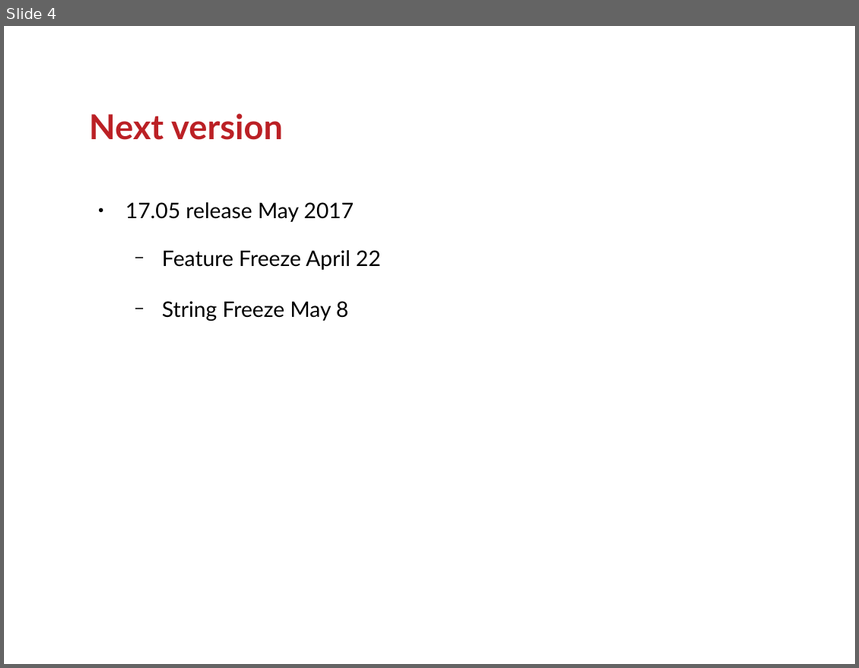
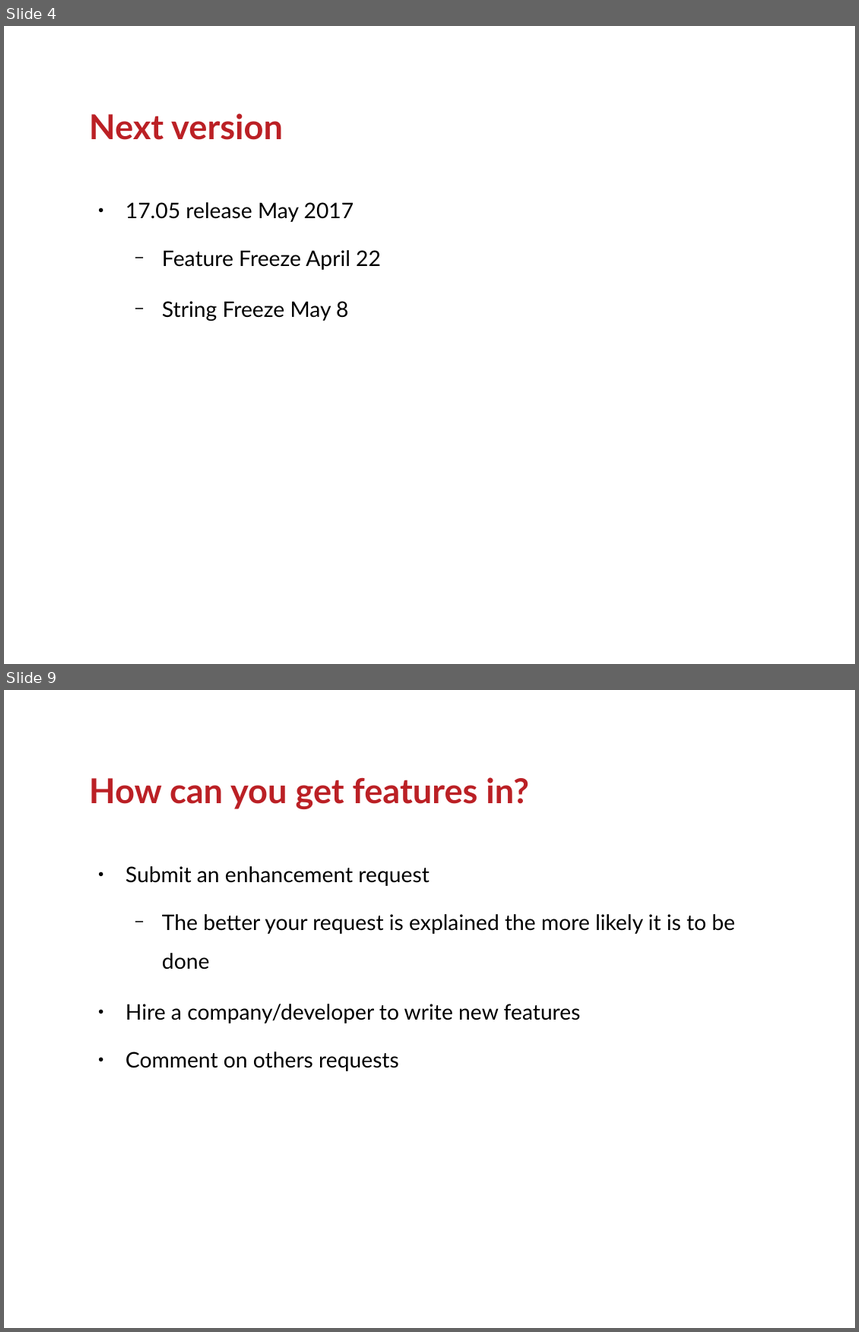
Before and after one commit to ranginui/presentation, a slide deck: nehu/roadmap.odp. Shown one above the other, each under a label of ours: slide 4 before the commit, slides 4 and 9 after it; the slides between them are not shown. The pictures are 859x668 and 859x1332 pixels, drawn with LibreOffice and Linux fonts; fonts in the diff are those of the drawing; background and template pictures are left out. Boxes give left, top, right and bottom in pixels: in the first picture for what was removed or moved away, otherwise in the second. Text is boxed around its words. In the diff, an @@ line names an element or a change of style, - is before the commit and + after.

```diff
--- a/nehu/roadmap.odp
+++ b/nehu/roadmap.odp
@@ slide 9 added at [4, 690, 855, 1328], background #FFFFFF @@
@@ title added at [89, 777, 529, 809], 32 pt, text #BB2025, bold @@
+How can you get features in?
@@ text added at [126, 866, 736, 1072], 20 pt, text #000000 @@
+● Submit an enhancement request
+  − The better your request is explained the more likely it is to be done
+● Hire a company/developer to write new features
+● Comment on others requests
```
Also in this commit, not shown: 5 other slides added, 5 slides removed.
